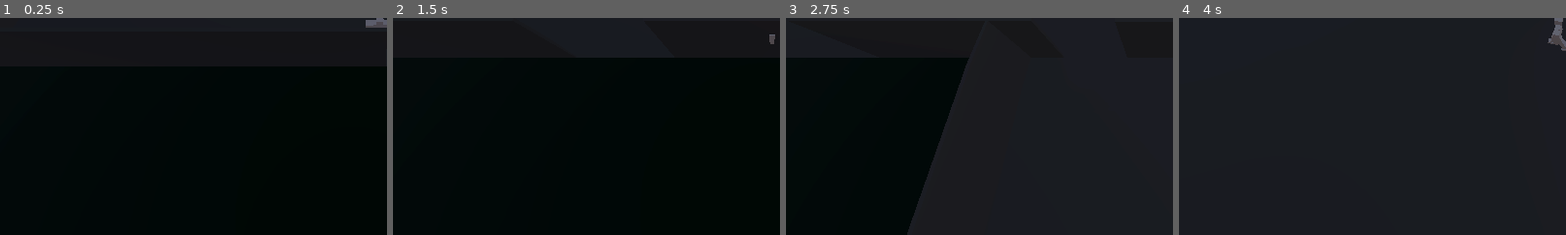
Above: before the commit, frames 1-4 (left to right).
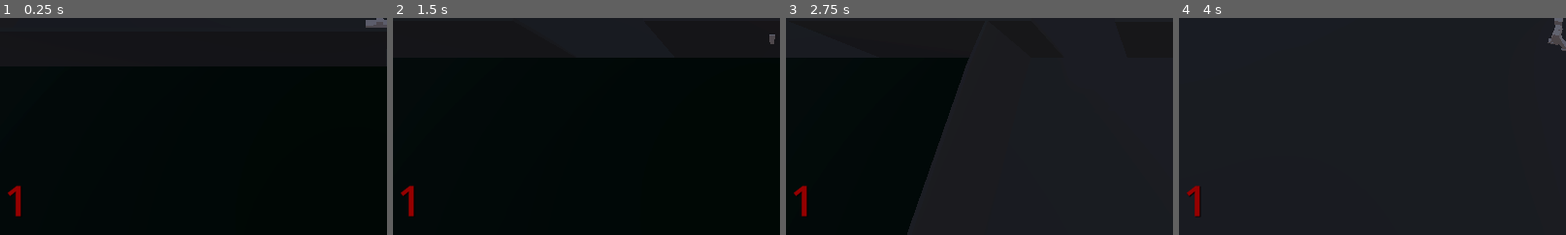
Above: after the commit, the same moments.

Repository: DunceHammer/outlaw-city-reborn-squared
Game: Godot game, scene res://Maps/NightOfTheUndead/MAP_NightOfTheUndead.tscn
Same seed, same stepped clock (60 frames per second), same inputs: the game is played once before the commit and once after it.
Inputs (mouse positions are % of the whole screen's width and height, from its top left):
- Up to frame 1 (0.25 s): no input
- Up to frame 2 (1.5 s): tap Enter at 0.5 s; move the mouse to (72, 45) at 0.52 s; hold D 0.53-1.28 s; hold E 0.53-1.28 s; click (72, 45) at 0.67 s; move the mouse to (30, 55) at 1.27 s; hold S from 1.28 s (still down); tap E at 1.35 s
- Up to frame 3 (2.75 s): tap Space at 2 s; move the mouse to (60, 28) at 2.02 s; release S at 2.03 s; hold D from 2.03 s (still down); hold E from 2.03 s (still down)
- Up to frame 4 (4 s): move the mouse to (45, 70) at 2.77 s; release D at 2.78 s; release E at 2.78 s; hold W 2.78-3.53 s; tap E at 2.85 s; click (45, 70) at 2.92 s; move the mouse to (80, 65) at 3.52 s; hold A from 3.53 s (still down); hold E from 3.53 s (still down)
The pictures show only the part of the screen within x 1-51%, y 50-100%; the shares and areas given below are measured in that part.

The runs differ from the first frame. In frame 1, 0.3% of the frame differs, in the area x 2-6%, y 77-92%; in frame 2, 0.3%; in frame 3, 0.3%; in frame 4, 0.3%.

Commit message:
DHR-13: Round system (#10)
Co-authored-by: 10xJSChad <48174610+10xJSChad@users.noreply.github.com>

Diff:
--- a/Maps/NightOfTheUndead/Enemies.gd
+++ b/Maps/NightOfTheUndead/Enemies.gd
@@ -1,14 +1,46 @@
 extends Node
 
-const MAX_ENEMIES = 7
+
 const ENEMY = preload("res://Prefabs/TrainingDummy/TrainingDummy.tscn")
 
+signal round_increased
+signal round_cooldown
+
+
+var current_round = 1
+var max_enemies = 1
+var enemies_spawned = 0
+var enemy_spawn_timer
+var round_cooldown_timer
+
+
 func _ready():
-	get_node('../EnemySpawnTimer').start()
+	enemy_spawn_timer = get_node('../EnemySpawnTimer')
+	round_cooldown_timer = get_node('../RoundCooldownTimer')
+	enemy_spawn_timer.start()
+
+
+func start_new_round():
+	round_cooldown_timer.stop()
+	current_round += 1
+	enemies_spawned = 0
+	max_enemies += 1
 
 
 func _on_enemy_spawn_timer_timeout():
-	if (self.get_child_count() < MAX_ENEMIES):
+	if (enemies_spawned < max_enemies):
 		var enemy = ENEMY.instantiate()
 		enemy.position = Vector3(randi_range(-23, 21), -0.256, randi_range(-15,15))
 		self.add_child(enemy)
+		enemies_spawned += 1
+
+
+func _on_child_exiting_tree(node):
+	if (self.get_child_count() == 1 && enemies_spawned == max_enemies):
+		round_cooldown.emit()
+		round_cooldown_timer.start()
+
+
+func _on_round_cooldown_timer_timeout():
+	start_new_round()
+	round_increased.emit(current_round)
--- a/Maps/NightOfTheUndead/MAP_NightOfTheUndead.tscn
+++ b/Maps/NightOfTheUndead/MAP_NightOfTheUndead.tscn
@@ -147,4 +147,11 @@
 [node name="EnemySpawnTimer" type="Timer" parent="."]
 wait_time = 2.0
 
+[node name="RoundCooldownTimer" type="Timer" parent="."]
+wait_time = 3.0
+
+[connection signal="child_exiting_tree" from="Enemies" to="Enemies" method="_on_child_exiting_tree"]
+[connection signal="round_cooldown" from="Enemies" to="UI_DevelopmentHud" method="_on_enemies_round_cooldown"]
+[connection signal="round_increased" from="Enemies" to="UI_DevelopmentHud" method="_on_enemies_round_increased"]
 [connection signal="timeout" from="EnemySpawnTimer" to="Enemies" method="_on_enemy_spawn_timer_timeout"]
+[connection signal="timeout" from="RoundCooldownTimer" to="Enemies" method="_on_round_cooldown_timer_timeout"]
--- a/Scenes/UI_DevelopmentHud/UI_DevelopmentHud.gd
+++ b/Scenes/UI_DevelopmentHud/UI_DevelopmentHud.gd
@@ -23,3 +23,12 @@
 
 	$HealthLabel.text = "Health: " + str(health_component.health) + " / " + str(health_component.max_health)
 	$PointsLabel.text = "Points: " + str(points_component.points)
+
+
+func _on_enemies_round_increased(current_round):
+	$Round.set("theme_override_colors/font_color",Color(150,0,0,1))
+	$Round.text = str(current_round)
+
+
+func _on_enemies_round_cooldown():
+	$Round.set("theme_override_colors/font_color",Color(255,255,255,1))
--- a/Scenes/UI_DevelopmentHud/UI_DevelopmentHud.tscn
+++ b/Scenes/UI_DevelopmentHud/UI_DevelopmentHud.tscn
@@ -56,3 +56,15 @@
 text = "Hello, World!"
 horizontal_alignment = 1
 vertical_alignment = 1
+
+[node name="Round" type="Label" parent="."]
+layout_mode = 0
+offset_left = 17.0
+offset_top = 551.0
+offset_right = 57.0
+offset_bottom = 639.0
+theme_override_colors/font_color = Color(0.588235, 0, 0, 1)
+theme_override_colors/font_shadow_color = Color(0, 0, 0, 1)
+theme_override_font_sizes/font_size = 64
+text = "1"
+horizontal_alignment = 1
Not shown, added: Prefabs/TrainingDummy/Tra4E5C.tmp
